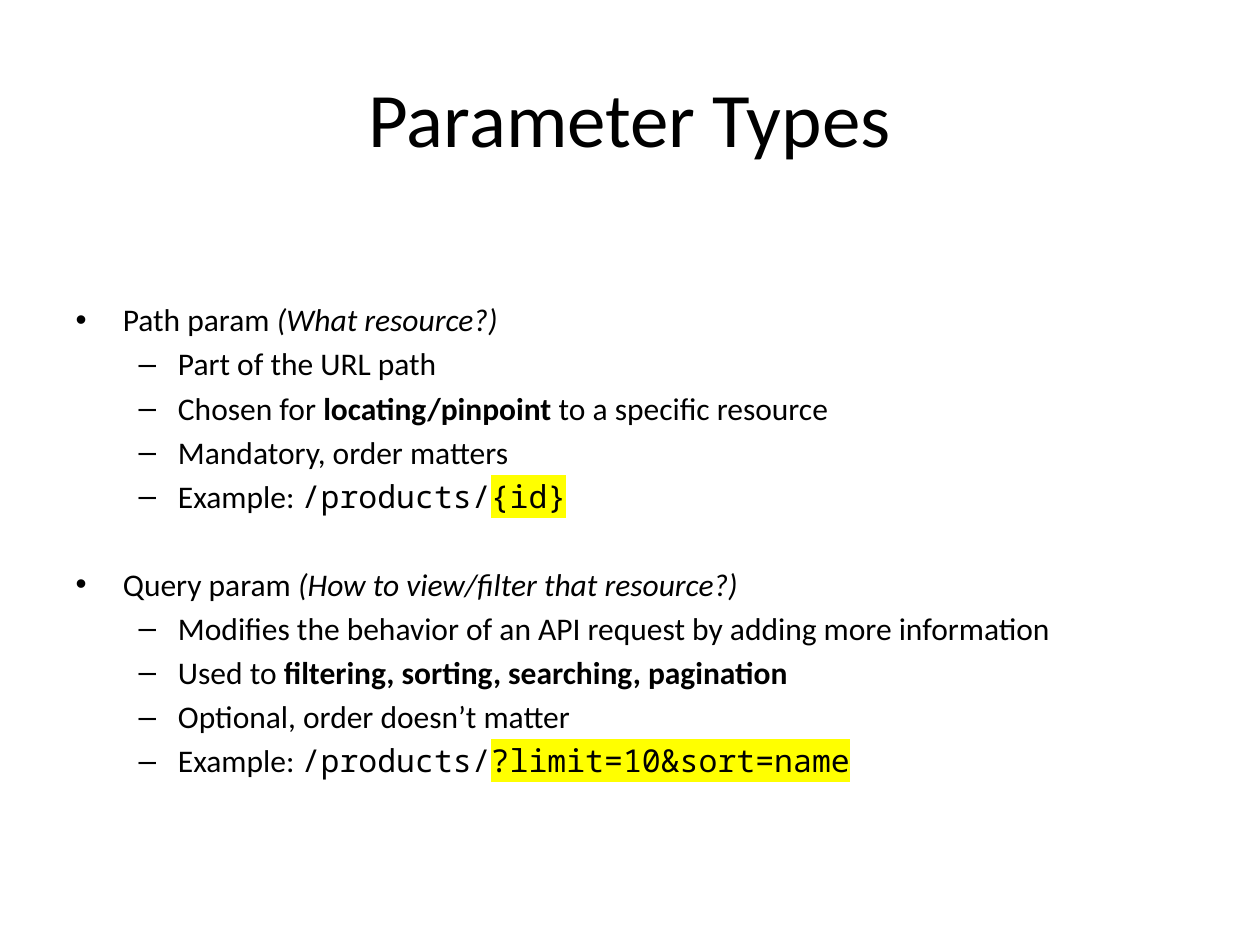
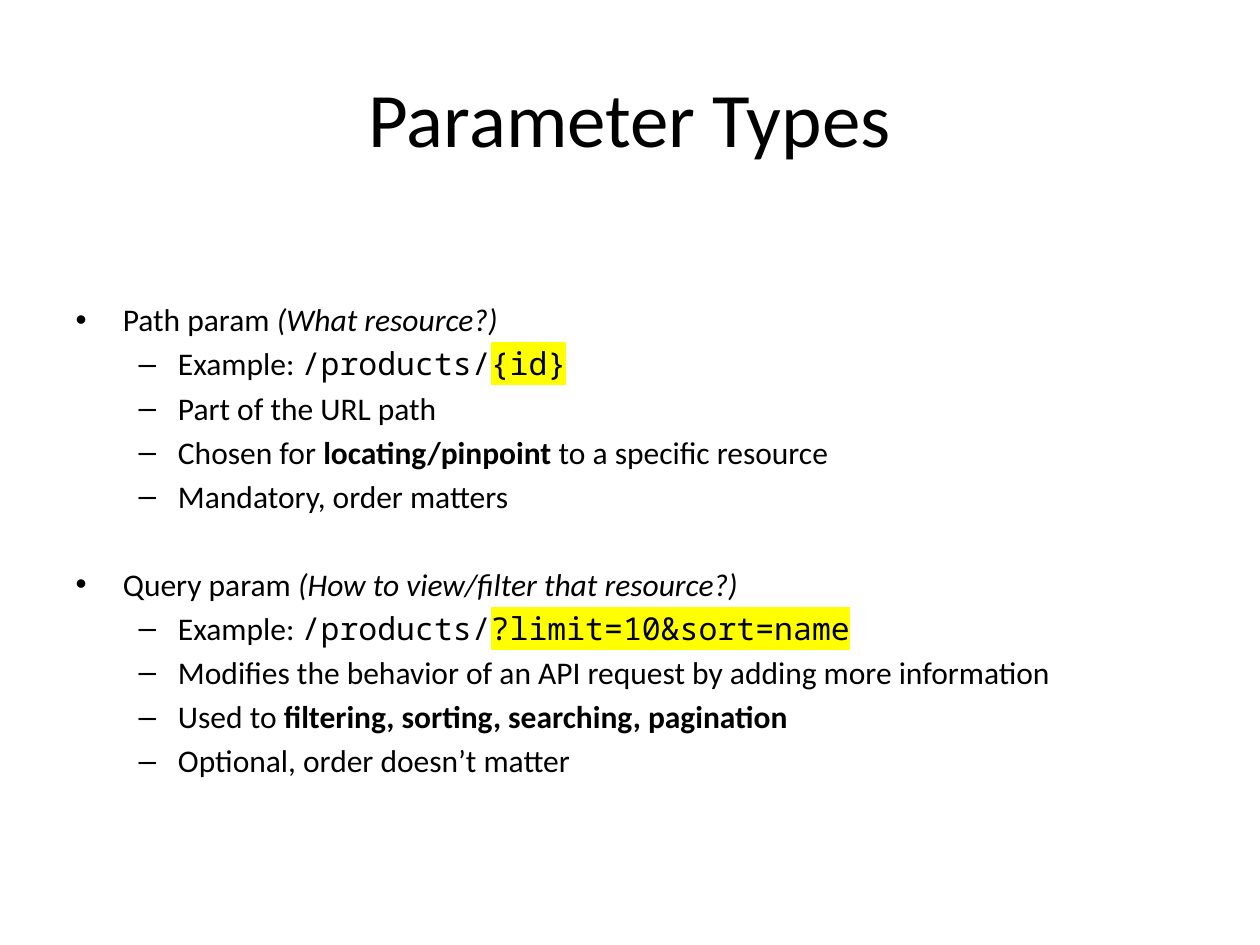
Before and after one commit to adityap301/FastAPI_Tutorials, a slide deck: slide 14 of FastAPI_Workshop.pptx (slide 13 before the commit). Drawn at 1260x945 pixels with LibreOffice and Linux fonts; fonts in the diff are those of the drawing. Boxes give left, top, right and bottom in pixels: in the first picture for what was removed or moved away, otherwise in the second. Text is boxed around its words. In the diff, an @@ line names an element or a change of style, - is before the commit and + after.

```diff
--- a/FastAPI_Workshop.pptx
+++ b/FastAPI_Workshop.pptx
@@ text at box(178, 346, 567, 384): paragraph added @@
+  – Example: /products/{id}
@@ text at box(178, 479, 567, 517): paragraph removed @@
-  – Example: /products/{id}
@@ text at box(178, 611, 850, 649): paragraph added @@
+  – Example: /products/?limit=10&sort=name
@@ text at box(178, 743, 850, 781): paragraph removed @@
-  – Example: /products/?limit=10&sort=name
```
Also in this commit, not shown: 5 other slides changed, 1 slide added.
